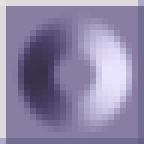
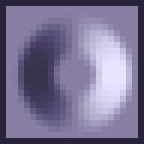
Layered file, before and after one edit (144x144). Changes by layer:
painted on "Base" over [0, 0, 144, 144]
